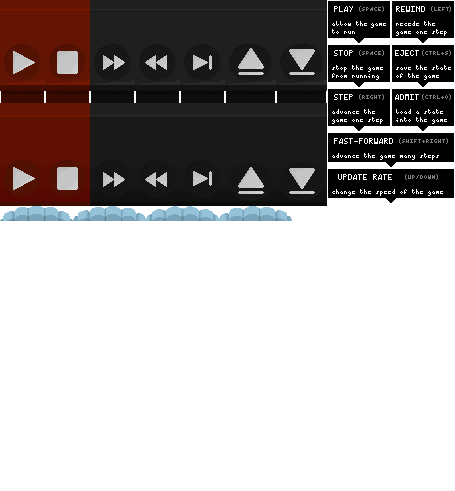
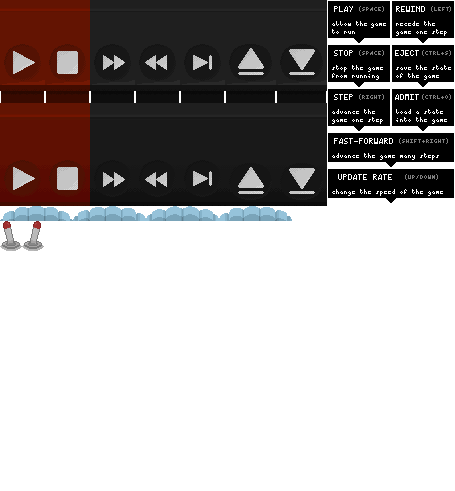
The second (455, 491) image is a revision of the first. Changes to its layers:
added layer "SWITCH_NO_BASE" above "SWITCH" over box(0, 221, 44, 251)
